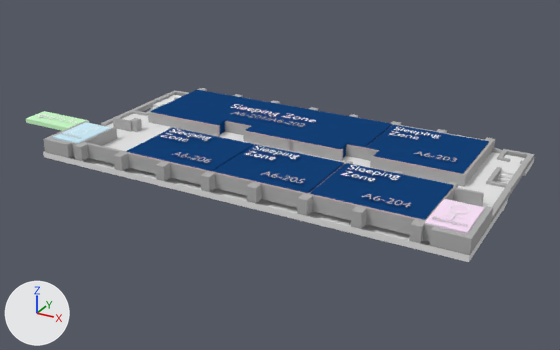
Renders of the Blender file design/A62.blend from each side of a commit.
The view is the same before and after, from a 50 mm camera at (6.86, -12.72, 5.89) aimed at (-0.22, 0.15, -0.55). Lighting does not change. The marker at lower left points along +X, +Y and +Z.

Objects in the first picture: 'Cube.043', 'Cube.047', 'Cube.048', 'Cube.049', 'Cube.055', 'Cube.057', 'Cube.058', 'Cube.059', 'Plane.004', 'Text.031', 'Text.032', 'Text.035', 'Text.036', 'Text.039', 'c1', 'st1', 'st2', 'st3', 'st4', 'st5', 't2', 'wall'.
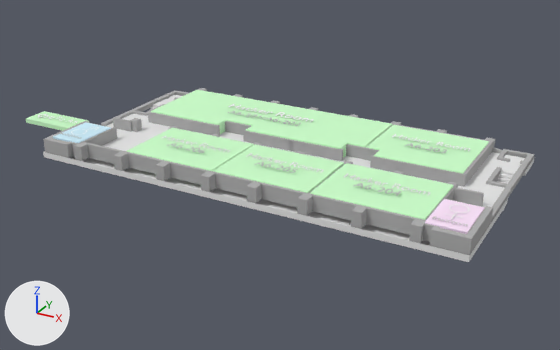
Pixel boxes [x1, y1, x2, y2] of what changed, in the pictures (560 x 350 px):
't2', recoloured (blue to green)
    both: [151, 90, 392, 158]
'Cube.047', recoloured (blue to green)
    both: [310, 163, 454, 220]
'Cube.049', recoloured (blue to green)
    both: [366, 125, 489, 174]
'Cube.048', recoloured (blue to green)
    both: [213, 144, 344, 193]
'c1', recoloured (blue to green)
    both: [127, 127, 254, 171]
'Text.035', moved
    before: [362, 194, 411, 207]
    after: [354, 183, 401, 195]
'Text.031', moved
    before: [231, 112, 305, 127]
    after: [228, 111, 301, 126]
'st5', hidden
    before: [341, 165, 400, 181]
'Text.036', moved
    before: [260, 172, 305, 183]
    after: [254, 162, 298, 173]
'Text.039', moved
    before: [171, 152, 212, 163]
    after: [167, 143, 204, 153]
'Text.032', moved
    before: [414, 151, 457, 162]
    after: [405, 143, 447, 153]
'st4', hidden
    before: [246, 146, 299, 160]
'st1', hidden
    before: [231, 104, 316, 122]
'st1.005', added
    after: [344, 174, 430, 195]
'st1.001', added
    after: [229, 104, 313, 122]
'st1.004', added
    after: [246, 153, 323, 172]
'st3', hidden
    before: [161, 129, 211, 141]
'st1.003', added
    after: [162, 135, 230, 152]
'st1.002', added
    after: [392, 134, 470, 151]
'st2', hidden
    before: [390, 127, 440, 139]

What the commit changed:
me_cube_051 has 28 vertices, 26 faces and spans x -1.0..5.08, y -1.0..1.0, z 0.19..1.0.
me_cube_051 no longer uses material mat_hackroom_001 (dark blue #154179).
me_cube_051 now uses material mat_hackroom (green #ceffcd).
me_cube_042 has 16 vertices, 14 faces and spans x -1.27..1.0, y -1.0..1.0, z 0.12..1.0.
me_cube_042 no longer uses material mat_hackroom_001 (dark blue #154179).
me_cube_042 now uses material mat_hackroom (green #ceffcd).
me_cube_036 has 8 vertices, 6 faces and spans x -5.65..-3.47, y -3.39..-1.72, z 0.46..1.07.
me_cube_036 no longer uses material mat_hackroom_001 (dark blue #154179).
me_cube_036 now uses material mat_hackroom (green #ceffcd).
me_cube_033 has 8 vertices, 6 faces and spans x -5.65..-3.33, y -3.39..-1.72, z 0.45..1.07.
me_cube_033 no longer uses material mat_hackroom_001 (dark blue #154179).
me_cube_033 now uses material mat_hackroom (green #ceffcd).
me_cube_022 has 8 vertices, 6 faces and spans x -5.65..-3.47, y -3.39..-1.72, z 0.14..1.07.
me_cube_022 no longer uses material mat_hackroom_001 (dark blue #154179).
me_cube_022 now uses material mat_hackroom (green #ceffcd).
Text 'Text.013' (txt_text_013) is new.
Its body is 'Hacker Room'.
It uses material mat_text_005 (white #ffffff).
Text 'Text.010' (txt_text_010) is new.
Its body is 'Hacker Room'.
It uses material mat_text_005 (white #ffffff).
Text 'Text.006' (txt_text_006) is new.
Its body is 'Hacker Room'.
It uses material mat_text_005 (white #ffffff).
Text 'Text.005' (txt_text_005) is new.
Its body is 'Hacker Room'.
It uses material mat_text_005 (white #ffffff).
Text 'Text.003' (txt_text_003) is new.
Its body is 'Hacker Room'.
It uses material mat_text_005 (white #ffffff).
Object 'st1' (ob_st1) is now hidden.
Object 'st2' (ob_st2) is now hidden.
Object 'st3' (ob_st3) is now hidden.
Object 'st4' (ob_st4) is now hidden.
Object 'st5' (ob_st5) is now hidden.
Object 'Text.031' (ob_text_031) moves from (-1.85, 0.89, 0.29) to (-1.96, 0.89, 0.29).
Object 'Text.032' (ob_text_032) moves from (2.45, 0.57, 0.29) to (2.15, 0.9, 0.29).
Object 'Text.035' (ob_text_035) moves from (2.37, -1.75, 0.33) to (2.07, -1.4, 0.33).
Object 'Text.036' (ob_text_036) moves from (0.42, -1.75, 0.33) to (0.09, -1.41, 0.33).
Object 'Text.039' (ob_text_039) moves from (-1.53, -1.75, 0.33) to (-1.88, -1.41, 0.33).
Object 'st1.005' (ob_st1_005) is new; it shows txt_text_013.
Its location is (1.72, -1.07, 0.29).
Its scale is (0.284, 0.284, 0.284).
Object 'st1.004' (ob_st1_004) is new; it shows txt_text_010.
Its location is (-0.3, -1.07, 0.29).
Its scale is (0.284, 0.284, 0.284).
Object 'st1.003' (ob_st1_003) is new; it shows txt_text_006.
Its location is (-2.3, -1.07, 0.29).
Its scale is (0.284, 0.284, 0.284).
Object 'st1.002' (ob_st1_002) is new; it shows txt_text_005.
Its location is (1.74, 1.24, 0.29).
Its scale is (0.284, 0.284, 0.284).
Object 'st1.001' (ob_st1_001) is new; it shows txt_text_003.
Its location is (-2.18, 1.24, 0.29).
Its scale is (0.373, 0.373, 0.373).
